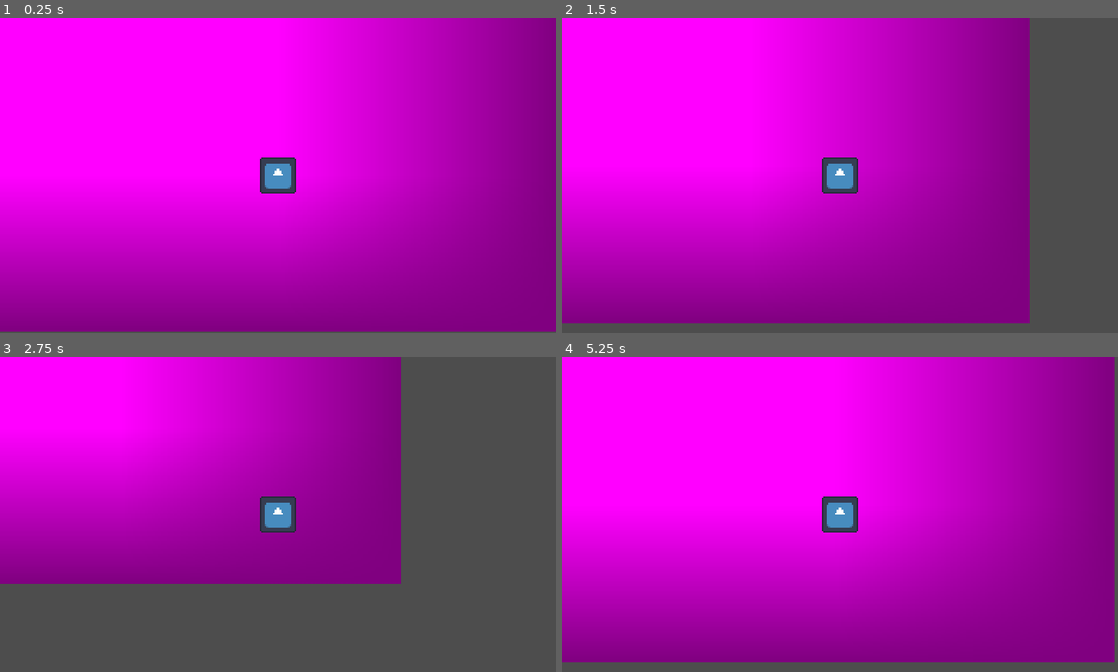
Above: before the commit, frames 1-4 (two rows, left to right).
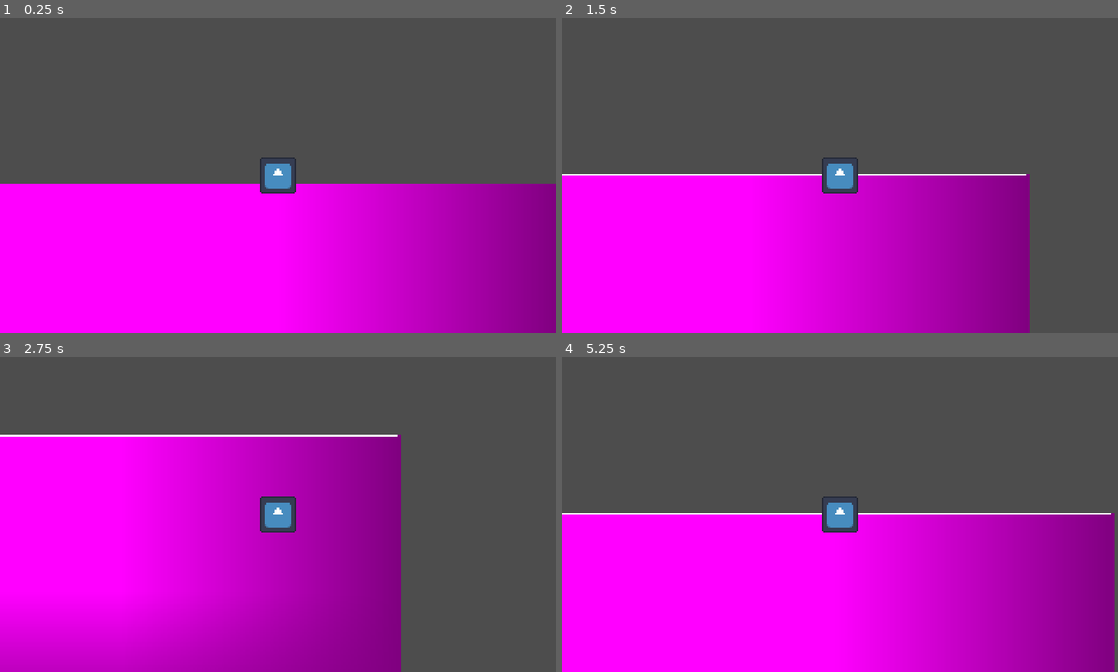
Above: after the commit, the same moments.

Repository: Ahmed-Abdelnasser-Dev/one-breath-down
Game: Godot game, scene res://scenes/Game.tscn
Two runs of this game, one before a commit and one after it. Both use one fixed random seed, a clock stepped at 60 frames per second and the inputs below. Before the commit the project starts from res://scenes/Main.tscn. The engine's default icon, where the game draws it, is replaced by a stand-in: a white triangle on a blue panel in a dark square.
Inputs:
- Up to frame 1 (0.25 s): no input
- Up to frame 2 (1.5 s): tap Enter at 0.5 s; hold Right (move_right) 0.53-1.28 s; hold Down (move_down) from 1.28 s (still down)
- Up to frame 3 (2.75 s): release Down (move_down) at 2.03 s; hold Right (move_right) from 2.03 s (still down)
- Up to frame 4 (5.25 s): release Right (move_right) at 2.78 s; hold Up (move_up) 2.78-3.53 s; hold Left (move_left) 3.53-5.03 s; hold Down (move_down) from 5.03 s (still down)

The runs differ from the first frame. In frame 1, 85% of the frame differs, in the area x 0-100%, y 0-100%; in frame 2, 70%; in frame 3, 59%; in frame 4, 85%.

Commit message:
Implement Phase 1 core loop: breath, dive state machine, and scene reorg
- BreathComponent: drains while submerged (exertion-scaled), refills
  gradually over time instead of snapping, with periodic debug logging
  for both.
- RunManager: surface-crossing state machine (AT_SURFACE/SUBMERGED/
  RUN_OVER) driving breath draining, pearl banking on surface, and loss
  on drowning. Reset no longer teleports the diver to a fixed spawn —
  position/velocity are left alone so the loop continues from wherever
  the player actually is.
- Diver: carried pearl count/value/weight plus collect()/clear_carry().
- Reorganized scenes/scripts (Main.tscn -> Game.tscn, diver under
  scenes/player, new pearls/barrier scaffolding) and added the missing
  2d_physics/2d_navigation layer names alongside the existing render
  layer names.
- Exclude the local Godot MCP dev-tooling bridge and per-machine
  .vscode config from version control.

Co-Authored-By: Claude Sonnet 5 <noreply@anthropic.com>

Diff:
--- a/project.godot
+++ b/project.godot
@@ -66,6 +66,16 @@
 2d_render/layer_3="hazard"
 2d_render/layer_4="wall"
 2d_render/layer_5="current"
+2d_physics/layer_1="player"
+2d_navigation/layer_1="player"
+2d_physics/layer_2="pearl"
+2d_navigation/layer_2="pearl"
+2d_physics/layer_3="hazard"
+2d_navigation/layer_3="hazard"
+2d_physics/layer_4="wall"
+2d_navigation/layer_4="wall"
+2d_physics/layer_5="current"
+2d_navigation/layer_5="current"
 
 [physics]
 
--- /dev/null
+++ b/scenes/Game.tscn
@@ -0,0 +1,35 @@
+[gd_scene format=3 uid="uid://vvtw5tmpvdfm"]
+
+[ext_resource type="Script" uid="uid://bag60gtvmiki5" path="res://scripts/scenes/run_manager.gd" id="1_elqb8"]
+[ext_resource type="PackedScene" uid="uid://dat7k1624t8rl" path="res://scenes/barrier.tscn" id="2_0bbpv"]
+[ext_resource type="PackedScene" uid="uid://di64q3xym1gbk" path="res://scenes/player/diver.tscn" id="2_rvslj"]
+
+[sub_resource type="PlaceholderTexture2D" id="PlaceholderTexture2D_rvslj"]
+
+[node name="Game" type="Node2D" unique_id=1220390611]
+script = ExtResource("1_elqb8")
+
+[node name="World" type="Node2D" parent="." unique_id=868154501]
+
+[node name="Pearls" type="Node2D" parent="World" unique_id=1403299963]
+
+[node name="Background" type="Sprite2D" parent="World" unique_id=1629878394]
+position = Vector2(967.9999, 540.25)
+scale = Vector2(1933.9999, 1081.5)
+texture = SubResource("PlaceholderTexture2D_rvslj")
+
+[node name="Line2D" type="Line2D" parent="World" unique_id=1850276621]
+points = PackedVector2Array(2, 1, 1923, 1)
+width = 3.0
+
+[node name="SurfaceLine" type="Marker2D" parent="World" unique_id=439811065]
+position = Vector2(966, 0)
+
+[node name="barrier" parent="World" unique_id=1461762361 instance=ExtResource("2_0bbpv")]
+position = Vector2(0, -108)
+collision_layer = 8
+
+[node name="Diver" parent="." unique_id=1614375176 instance=ExtResource("2_rvslj")]
+position = Vector2(966, -28)
+
+[node name="Hud" type="CanvasLayer" parent="." unique_id=942145267]
--- a/scenes/Main.tscn
+++ /dev/null
@@ -1,21 +0,0 @@
-[gd_scene format=3 uid="uid://vvtw5tmpvdfm"]
-
-[ext_resource type="Script" uid="uid://bag60gtvmiki5" path="res://scripts/scenes/main.gd" id="1_elqb8"]
-[ext_resource type="PackedScene" uid="uid://di64q3xym1gbk" path="res://scenes/diver.tscn" id="2_rvslj"]
-
-[sub_resource type="PlaceholderTexture2D" id="PlaceholderTexture2D_jn2mr"]
-
-[node name="Main" type="Node2D" unique_id=1220390611]
-script = ExtResource("1_elqb8")
-
-[node name="World" type="Node2D" parent="." unique_id=868154501]
-
-[node name="Sprite2D" type="Sprite2D" parent="World" unique_id=1629878394]
-position = Vector2(967.9999, 540.25)
-scale = Vector2(1933.9999, 1081.5)
-texture = SubResource("PlaceholderTexture2D_jn2mr")
-
-[node name="Diver" parent="." unique_id=1614375176 instance=ExtResource("2_rvslj")]
-position = Vector2(966, 542)
-
-[node name="Hud" type="CanvasLayer" parent="." unique_id=942145267]
--- /dev/null
+++ b/scenes/barrier.tscn
@@ -0,0 +1,10 @@
+[gd_scene format=3 uid="uid://dat7k1624t8rl"]
+
+[sub_resource type="RectangleShape2D" id="RectangleShape2D_jo3fh"]
+size = Vector2(1920, 20)
+
+[node name="barrier" type="StaticBody2D" unique_id=1461762361]
+
+[node name="CollisionShape2D" type="CollisionShape2D" parent="." unique_id=547368668]
+position = Vector2(958.5, 0)
+shape = SubResource("RectangleShape2D_jo3fh")
--- /dev/null
+++ b/scenes/pearls/pearl.tscn
@@ -0,0 +1,19 @@
+[gd_scene format=3 uid="uid://0q3fl2w7su53"]
+
+[ext_resource type="Script" uid="uid://bu5ehcgkll3pp" path="res://scripts/pearls/pearl.gd" id="1_7wc1e"]
+
+[sub_resource type="CanvasTexture" id="CanvasTexture_jn2mr"]
+
+[sub_resource type="RectangleShape2D" id="RectangleShape2D_jo3fh"]
+size = Vector2(12, 12)
+
+[node name="Pearl" type="Area2D" unique_id=973286943]
+collision_layer = 2
+script = ExtResource("1_7wc1e")
+
+[node name="Sprite2D" type="Sprite2D" parent="." unique_id=225457638]
+scale = Vector2(12, 12)
+texture = SubResource("CanvasTexture_jn2mr")
+
+[node name="CollisionShape2D" type="CollisionShape2D" parent="." unique_id=2044526161]
+shape = SubResource("RectangleShape2D_jo3fh")
--- a/scenes/diver.tscn
+++ b/scenes/player/diver.tscn
@@ -2,11 +2,13 @@
 
 [ext_resource type="Script" uid="uid://cln6818e7n334" path="res://scripts/player/diver.gd" id="1_5hnfc"]
 [ext_resource type="Texture2D" uid="uid://ds30ysqp0h6ai" path="res://icon.svg" id="1_cgobh"]
+[ext_resource type="Script" uid="uid://ck3jjlm7a2atk" path="res://scripts/components/breath_component.gd" id="3_pxx4y"]
 
 [sub_resource type="RectangleShape2D" id="RectangleShape2D_hml8q"]
 size = Vector2(126, 126)
 
 [node name="Diver" type="CharacterBody2D" unique_id=88714604]
+collision_mask = 12
 script = ExtResource("1_5hnfc")
 
 [node name="Sprite2D" type="Sprite2D" parent="." unique_id=274794471]
@@ -16,3 +18,6 @@
 shape = SubResource("RectangleShape2D_hml8q")
 
 [node name="Camera2D" type="Camera2D" parent="." unique_id=1346575931]
+
+[node name="BreathComponent" type="Node" parent="." unique_id=1437572770]
+script = ExtResource("3_pxx4y")
--- /dev/null
+++ b/scripts/components/breath_component.gd
@@ -0,0 +1,85 @@
+extends Node
+class_name BreathComponent
+## Owns the breath countdown. Drains only while submerged; drain scales with
+## exertion — swimming hard costs more air than gliding. Refills gradually
+## over a given duration rather than snapping to full.
+
+const LOG_INTERVAL := 0.5   ## seconds between "still draining/refilling" log lines
+
+@export var max_breath: float = 30.0        ## seconds of breath at rest
+@export var base_drain: float = 1.0         ## breath/sec while resting
+@export var exertion_bonus: float = 0.5     ## up to +50% drain at full speed
+
+var current_breath: float
+var draining: bool = false
+
+var _drain_log_timer := 0.0
+var _refill_log_timer := 0.0
+var _refilling := false
+var _refill_start := 0.0
+var _refill_elapsed := 0.0
+var _refill_duration := 0.0
+
+@onready var diver: Diver = get_parent()
+
+
+func _ready() -> void:
+	current_breath = max_breath
+	Events.breath_changed.emit(current_breath, max_breath)
+
+
+func set_draining(value: bool) -> void:
+	draining = value
+	if value:
+		_refilling = false
+		_drain_log_timer = 0.0
+
+
+func refill() -> void:
+	_refilling = false
+	current_breath = max_breath
+	Events.breath_changed.emit(current_breath, max_breath)
+
+
+## Ticks current_breath up to max_breath over `duration` seconds instead of
+## snapping instantly.
+func begin_refill(duration: float) -> void:
+	_refilling = true
+	_refill_start = current_breath
+	_refill_elapsed = 0.0
+	_refill_duration = max(duration, 0.001)
+	_refill_log_timer = 0.0
+
+
+func _physics_process(delta: float) -> void:
+	if draining:
+		var speed_ratio := diver.velocity.length() / diver.max_speed
+		var exertion := 1.0 + speed_ratio * exertion_bonus
+		current_breath -= base_drain * exertion * delta
+		Events.breath_changed.emit(current_breath, max_breath)
+
+		_drain_log_timer += delta
+		if _drain_log_timer >= LOG_INTERVAL:
+			_drain_log_timer = 0.0
+			print("Breath: %.1f/%.1f (exertion x%.2f)" % [current_breath, max_breath, exertion])
+
+		if current_breath <= 0.0:
+			current_breath = 0.0
+			set_draining(false)
+			Events.breath_depleted.emit()
+		return
+
+	if _refilling:
+		_refill_elapsed += delta
+		var t: float = clamp(_refill_elapsed / _refill_duration, 0.0, 1.0)
+		current_breath = lerp(_refill_start, max_breath, t)
+		Events.breath_changed.emit(current_breath, max_breath)
+
+		_refill_log_timer += delta
+		if _refill_log_timer >= LOG_INTERVAL:
+			_refill_log_timer = 0.0
+			print("Refilling: %.1f/%.1f" % [current_breath, max_breath])
+
+		if t >= 1.0:
+			_refilling = false
+			current_breath = max_breath
--- /dev/null
+++ b/scripts/pearls/pearl.gd
@@ -0,0 +1,11 @@
+extends Area2D
+
+
+# Called when the node enters the scene tree for the first time.
+func _ready() -> void:
+	pass # Replace with function body.
+
+
+# Called every frame. 'delta' is the elapsed time since the previous frame.
+func _process(delta: float) -> void:
+	pass
--- a/scripts/player/diver.gd
+++ b/scripts/player/diver.gd
@@ -7,6 +7,10 @@
 @export var accel: float = 2000.0
 @export var drag: float = 600.0
 
+var carried_count: int = 0
+var carried_value: int = 0
+var carried_weight: float = 0.0
+
 
 func _physics_process(delta: float) -> void:
 	var input_dir := Input.get_vector("move_left", "move_right", "move_up", "move_down")
@@ -14,3 +18,16 @@
 	var rate := accel if input_dir != Vector2.ZERO else drag
 	velocity = velocity.move_toward(target, rate * delta)
 	move_and_slide()
+
+
+func collect(data: PearlData) -> void:
+	carried_count += 1
+	carried_value += data.value
+	carried_weight += data.carry_weight
+	Events.pearl_collected.emit(data)
+
+
+func clear_carry() -> void:
+	carried_count = 0
+	carried_value = 0
+	carried_weight = 0.0
--- a/scripts/scenes/main.gd
+++ /dev/null
@@ -1,9 +0,0 @@
-extends Node2D
-
-func _ready() -> void:
-	Events.pearls_banked.connect(_on_pearls_banked)
-	print("Boot OK — banked pearls: %d" % GameState.pearls)
-	GameState.add_pearls(3)   # should print via the signal below
-
-func _on_pearls_banked(amount: int) -> void:
-	print("Signal bus OK — banked +%d (total %d)" % [amount, GameState.pearls])
--- /dev/null
+++ b/scripts/scenes/run_manager.gd
@@ -0,0 +1,69 @@
+extends Node2D
+## Owns the run lifecycle: surface detection, breath toggling, banking, reset.
+## Communicates only through Events / GameState — never reached into by others.
+
+enum RunState { AT_SURFACE, SUBMERGED, RUN_OVER }
+
+const RESET_DELAY := 2.5   ## seconds RUN_OVER lingers before reset_run() — also
+                            ## how long breath takes to visibly refill (see below)
+
+@onready var diver: Diver = $Diver
+@onready var breath: BreathComponent = $Diver/BreathComponent
+@onready var surface_line: Marker2D = $World/SurfaceLine
+
+var state: RunState = RunState.AT_SURFACE
+
+
+func _ready() -> void:
+	Events.breath_depleted.connect(_on_breath_depleted)
+
+
+func _physics_process(_delta: float) -> void:
+	match state:
+		RunState.AT_SURFACE:
+			if _is_submerged():
+				_enter_submerged()
+		RunState.SUBMERGED:
+			if not _is_submerged():
+				_enter_run_over(true)   # surfaced alive → success
+
+
+func _is_submerged() -> bool:
+	return diver.global_position.y > surface_line.global_position.y
+
+
+func _enter_submerged() -> void:
+	state = RunState.SUBMERGED
+	breath.set_draining(true)
+	Events.run_started.emit()
+	print("Dive — breath draining (%.1f/%.1f)" % [breath.current_breath, breath.max_breath])
+
+
+func _on_breath_depleted() -> void:
+	print("Breath depleted")
+	if state == RunState.SUBMERGED:
+		_enter_run_over(false)   # drowned
+
+
+func _enter_run_over(success: bool) -> void:
+	state = RunState.RUN_OVER
+	breath.set_draining(false)
+	if success:
+		GameState.add_pearls(diver.carried_value)   # 0 until Step 4; emits pearls_banked
+		Events.player_surfaced.emit(diver.carried_value)
+		print("Surfaced — banked %d pearls (total %d)" % [diver.carried_value, GameState.pearls])
+	else:
+		Events.player_died.emit("drowned")           # carried pearls lost on reset
+		print("Drowned — %d pearls lost" % diver.carried_value)
+	breath.begin_refill(RESET_DELAY)   # ticks up to full over the pause below
+	get_tree().create_timer(RESET_DELAY).timeout.connect(reset_run)
+
+
+func reset_run() -> void:
+	# No position/velocity reset — the diver stays wherever the player has taken
+	# them. Crossing the surface line just banks/loses the carry; it doesn't
+	# teleport you home.
+	diver.clear_carry()
+	breath.refill()   # closes the tiny gap if the refill tween hasn't quite hit max yet
+	state = RunState.AT_SURFACE
+	print("Run reset — carry cleared, breath at %.1f/%.1f" % [breath.current_breath, breath.max_breath])
Not shown, added: scripts/components/breath_component.gd.uid
Not shown, added: scripts/pearls/pearl.gd.uid
Renamed: scripts/scenes/main.gd.uid -> scripts/scenes/run_manager.gd.uid
Not shown, changed: .gitignore
